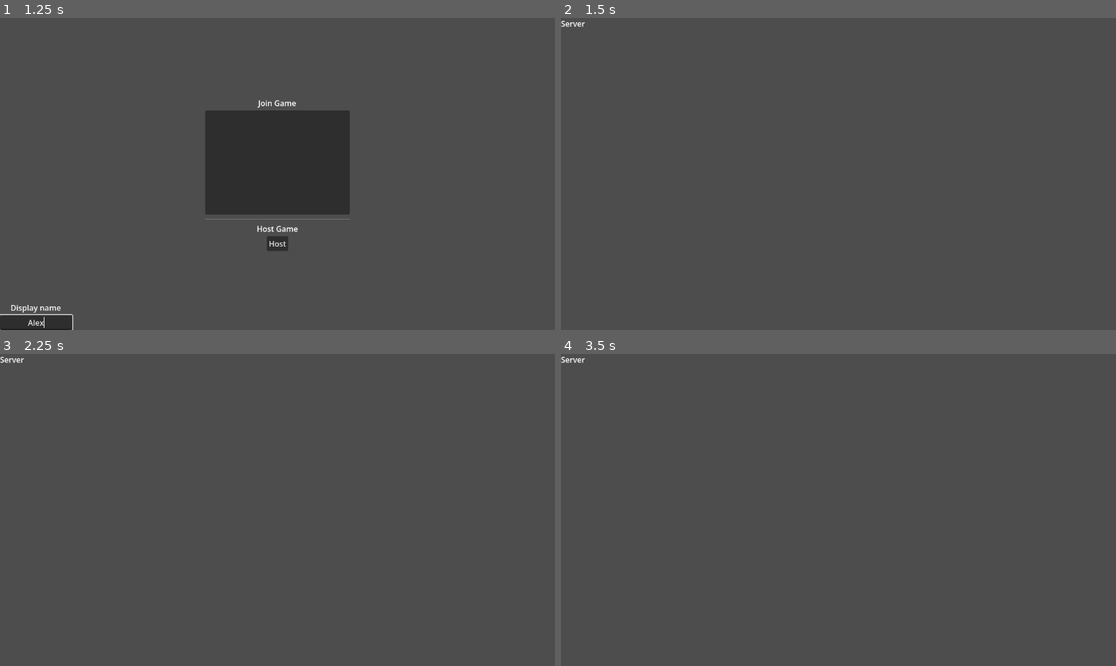
Above: before the commit, frames 1-4 (two rows, left to right).
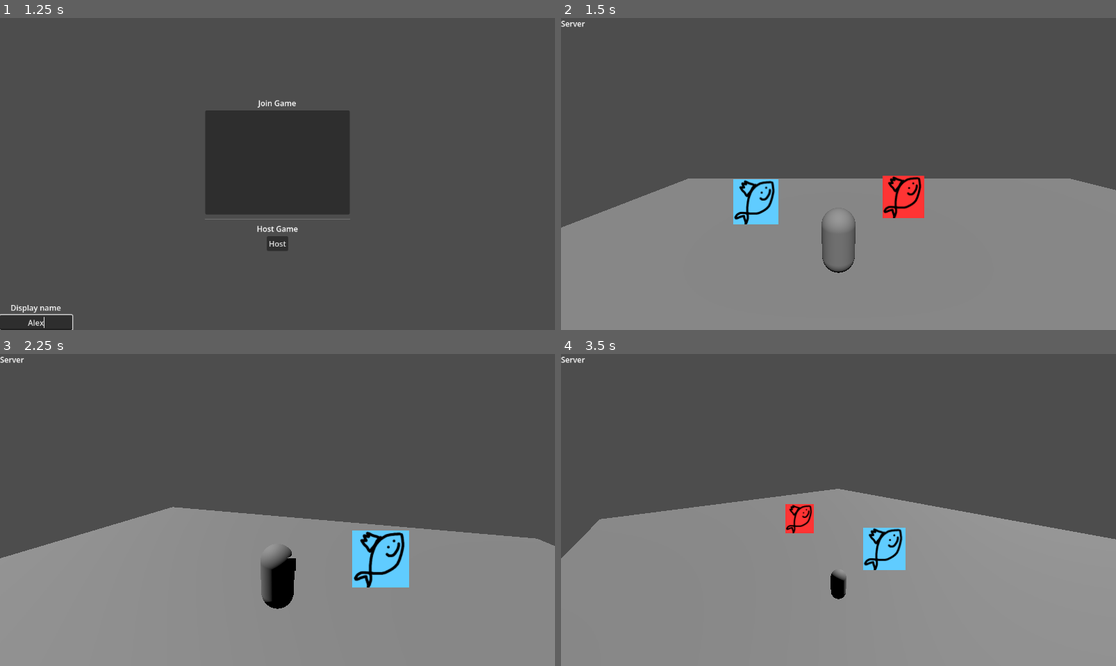
Above: after the commit, the same moments.

Repository: gmuGADIG/King-Fisher
Game: Godot game, scene res://ui/lobby_browser/lobby_browser.tscn
The game is run twice, just before and just after one commit, with the same random seed, the same clock (stepped at 60 frames per second) and the same inputs. The engine's default icon, where the game draws it, is replaced by a stand-in: a white triangle on a blue panel in a dark square.
Inputs (mouse positions are in pixels of both pictures, inside the frame that each line leads up to):
- Up to frame 1 (1.25 s): click (38, 323) at 0.52 s; type "Alex" at 0.6 s
- Up to frame 2 (1.5 s): click "Host" at 1.25 s
- Up to frame 3 (2.25 s): tap Enter at 2 s; move the mouse to (399, 494) at 2.02 s; hold D (move_right) from 2.03 s (still down); hold \ (print_players) from 2.03 s (still down)
- Up to frame 4 (3.5 s): move the mouse to (727, 525) at 2.77 s; release D (move_right) at 2.78 s; release \ (print_players) at 2.78 s; hold S (move_down) from 2.78 s (still down); tap Tab (scoreboard) at 2.85 s

Frame 1 is identical in both runs. In frame 2, 46% of the frame differs, in the area x 0-100%, y 50-100%; in frame 3, 44%; in frame 4, 49%, in the area x 0-100%, y 43-100%.
Error before the commit: Parse Error: Identifier "delta" not declared in the current scope. (res://player/player.gd:45)

Commit message:
fix merge

Diff:
--- a/player/player.gd
+++ b/player/player.gd
@@ -27,7 +27,7 @@
 func _ready() -> void:
 	Input.mouse_mode = Input.MOUSE_MODE_CAPTURED
 
-func _process(_delta: float) -> void:
+func _process(delta: float) -> void:
 	# don't move when being ragdolled.
 	# we are invisible, the ragdolling is doing all the movement
 	# TODO: update ragdoll code with player character and skeleton
@@ -42,7 +42,7 @@
 	velocity.x = movement_dir.x * speed
 	velocity.z = movement_dir.y * speed
 	if input != Vector2.ZERO:
-		$Body.turn_towards(movement_dir,delta)
+		$Body.turn_towards(movement_dir, delta)
 
 func _physics_process(delta: float) -> void:
 	if is_multiplayer_authority():
--- a/player/player.tscn
+++ b/player/player.tscn
@@ -2,13 +2,13 @@
 
 [ext_resource type="Script" uid="uid://bx8rb13al7o7e" path="res://player/player.gd" id="1_onrkg"]
 
-[ext_resource type="Script" path="res://player/player_mesh.gd" id="2_rkbax"]
+[ext_resource type="Script" path="res://player/player_mesh.gd" id="2_pmesh"]
 [ext_resource type="PackedScene" uid="uid://cyptguwrplmqc" path="res://player/ragdoll.tscn" id="2_rkbax"]
 [ext_resource type="Script" uid="uid://bi2km4p68tb0m" path="res://player/ragdoll_utils.gd" id="3_g1dw6"]
 
 [sub_resource type="CapsuleMesh" id="CapsuleMesh_oul6g"]
 
-[sub_resource type="Curve" id="Curve_rkbax"]
+[sub_resource type="Curve" id="Curve_pmesh"]
 _limits = [0.0, 20.0, 0.0, 3.14]
 _data = [Vector2(0, 7.5629826), 0.0, 0.0, 0, 0, Vector2(2.3698115, 20), 0.0, 0.0, 0, 0, Vector2(3.14, 20), 0.0, 0.0, 0, 0]
 point_count = 3
@@ -35,8 +35,8 @@
 [node name="Body" type="MeshInstance3D" parent="." unique_id=951967374]
 transform = Transform3D(-4.3711385e-08, 0, 0.99999994, 0, 1, 0, -0.99999994, 0, -4.3711385e-08, 0, 1, 0)
 mesh = SubResource("CapsuleMesh_oul6g")
-script = ExtResource("2_rkbax")
-rotation_speed_curve = SubResource("Curve_rkbax")
+script = ExtResource("2_pmesh")
+rotation_speed_curve = SubResource("Curve_pmesh")
 
 [node name="HeadBox" type="MeshInstance3D" parent="Body" unique_id=1978921108]
 transform = Transform3D(0.6664331, 0, 0, 0, 0.3895061, 0, 0, 0, 0.64187926, 0.18, 0.571, 0)
